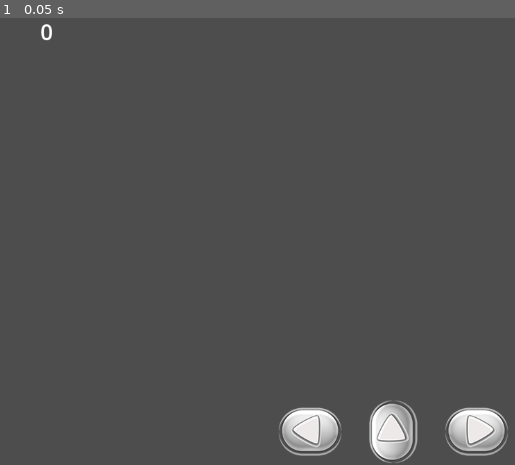
Above: before the commit, frame 1.
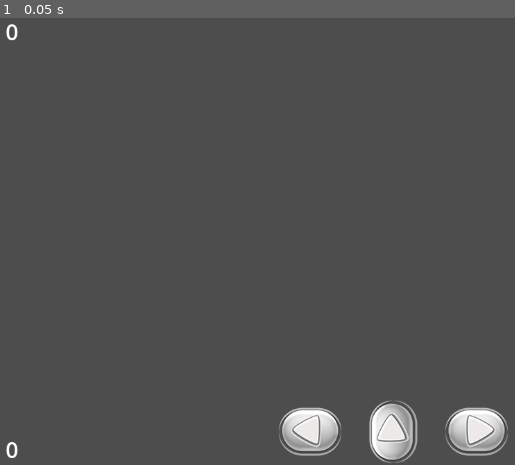
Above: after the commit, the same moment.

Repository: wildkind-gg/godot-wild-jam_68
Game: Godot game, scene res://Scenes/forge.tscn
The game is run twice, just before and just after one commit, with the same random seed, the same clock (stepped at 60 frames per second) and the same inputs. This scene is started directly instead of the project's main scene. Sound files missing from this copy of the repository are replaced by a short silence.
Inputs:
- Up to frame 1 (0.05 s): no input

The runs differ from the first frame. In frame 1, 0.2% of the frame differs, in the area x 1-11%, y 1-99%.

Commit message:
Messing with forge scene bugs
- notes initialize for lane 2 but not 0 or 1.
- Combo and score count working.
- need to add effects for missing and hitting notes.

Diff:
--- a/Scenes/conductor.tscn
+++ b/Scenes/conductor.tscn
@@ -1,8 +1,10 @@
-[gd_scene load_steps=2 format=3 uid="uid://dittm8xt3v3dp"]
+[gd_scene load_steps=3 format=3 uid="uid://dittm8xt3v3dp"]
 
 [ext_resource type="Script" path="res://Scripts/Conductor.gd" id="1_f0w64"]
+[ext_resource type="AudioStream" uid="uid://ci78n1sr4wn43" path="res://Sounds/Electro Opening Theme.mp3" id="1_r5vdn"]
 
 [node name="Conductor" type="AudioStreamPlayer"]
+stream = ExtResource("1_r5vdn")
 script = ExtResource("1_f0w64")
 
 [node name="StartTimer" type="Timer" parent="."]
--- a/Scenes/forge.tscn
+++ b/Scenes/forge.tscn
@@ -1,9 +1,8 @@
-[gd_scene load_steps=5 format=3 uid="uid://dylnjo762rsqo"]
+[gd_scene load_steps=4 format=3 uid="uid://dylnjo762rsqo"]
 
 [ext_resource type="Script" path="res://Scripts/forge.gd" id="1_8xlhv"]
 [ext_resource type="PackedScene" uid="uid://c2qvh0ey1jh6g" path="res://Scenes/rhythm_button.tscn" id="1_656yl"]
 [ext_resource type="PackedScene" uid="uid://dittm8xt3v3dp" path="res://Scenes/conductor.tscn" id="2_nd8ja"]
-[ext_resource type="AudioStream" uid="uid://ci78n1sr4wn43" path="res://Sounds/Electro Opening Theme.mp3" id="4_qbimh"]
 
 [node name="Forge" type="Node2D"]
 script = ExtResource("1_8xlhv")
@@ -24,12 +23,12 @@
 input = "ui_up"
 
 [node name="Conductor" parent="." instance=ExtResource("2_nd8ja")]
-stream = ExtResource("4_qbimh")
+autoplay = true
 
 [node name="Combo" type="Label" parent="."]
-offset_left = 50.0
-offset_right = 90.0
-offset_bottom = 45.0
+offset_top = 603.0
+offset_right = 40.0
+offset_bottom = 648.0
 theme_override_font_sizes/font_size = 32
 text = "0"
 horizontal_alignment = 1
@@ -38,6 +37,10 @@
 [node name="Label" type="Label" parent="."]
 offset_right = 40.0
 offset_bottom = 23.0
+theme_override_font_sizes/font_size = 32
+text = "0"
+horizontal_alignment = 1
+vertical_alignment = 1
 
 [connection signal="beat" from="Conductor" to="." method="_on_conductor_beat"]
 [connection signal="measure_sig" from="Conductor" to="." method="_on_conductor_measure_sig"]
--- a/Scenes/rhythm_button.tscn
+++ b/Scenes/rhythm_button.tscn
@@ -1,7 +1,7 @@
 [gd_scene load_steps=8 format=3 uid="uid://c2qvh0ey1jh6g"]
 
 [ext_resource type="Texture2D" uid="uid://bdc0pyglfup3x" path="res://Misc/Start.png" id="1_7vyop"]
-[ext_resource type="Texture2D" uid="uid://dvnbpq0ql3eev" path="res://Misc/Start_pressed.png" id="2_vdn4a"]
+[ext_resource type="Texture2D" uid="uid://5g4tvm3ateuc" path="res://Misc/Start.Pressed.png" id="2_sgl7l"]
 [ext_resource type="Script" path="res://Scripts/rhythm_button.gd" id="3_onddu"]
 
 [sub_resource type="SpriteFrames" id="SpriteFrames_bg5tq"]
@@ -11,7 +11,7 @@
 "texture": ExtResource("1_7vyop")
 }, {
 "duration": 1.0,
-"texture": ExtResource("2_vdn4a")
+"texture": ExtResource("2_sgl7l")
 }],
 "loop": true,
 "name": &"default",
--- a/Scripts/forge.gd
+++ b/Scripts/forge.gd
@@ -21,16 +21,15 @@
 var spawn_3_beat = 1
 var spawn_4_beat = 0
 
-var lane = 0
+@onready var lane = 0
 var rand = 0
 var note = load("res://Scenes/note.tscn")
-var instance
 
 
 func _ready():
 	randomize()
 	#$Conductor.play_with_beat_offset(8)
-	$Conductor.seek(15) # sets the position from which audio will be played, in seconds
+	$Conductor.seek(0) # sets the position from which audio will be played, in seconds
 
 func _input(event):
 	if event.is_action("escape"):
@@ -117,15 +116,15 @@
 func _spawn_notes(to_spawn):
 	if to_spawn > 0:
 		lane = randi() % 3
-		instance = note.insantiate()
-		instance.initialize(lane)
+		var instance = note.instantiate()
+		instance._initialize(lane)
 		add_child(instance)
 	if to_spawn > 1:
 		while rand == lane:
 			rand = randi() % 3
 		lane = rand
-		instance = note.instantiate()
-		instance. initialize(lane)
+		var instance = note.instantiate()
+		instance._initialize(lane)
 		add_child(instance)
 
 
@@ -145,3 +144,14 @@
 
 	score += by * combo
 	$Label.text = str(score)
+	if combo > 0:
+		$Combo.text = str(combo) + " combo!"
+		if combo > maxCombo:
+			maxCombo = combo
+	else:
+		$Combo.text = ""
+
+
+func reset_combo():
+	combo = 0
+	$Combo.text = ""
--- a/Scripts/rhythm_button.gd
+++ b/Scripts/rhythm_button.gd
@@ -14,13 +14,13 @@
 			if current_note != null:
 				if perfect:
 					get_parent()._increment_score(3)
-					current_note.destroy(3)
+					current_note.queue_free()
 				elif good:
 					get_parent()._increment_score(2)
-					current_note.destroy(2)
+					current_note.queue_free()
 				elif okay:
 					get_parent()._increment_score(1)
-					current_note.destroy(1)
+					current_note.queue_free()
 				_reset()
 			else:
 				get_parent()._increment_score(0)
Binary file added: Misc/Start.Pressed.png
Not shown, added: Misc/Start.Pressed.png.import
